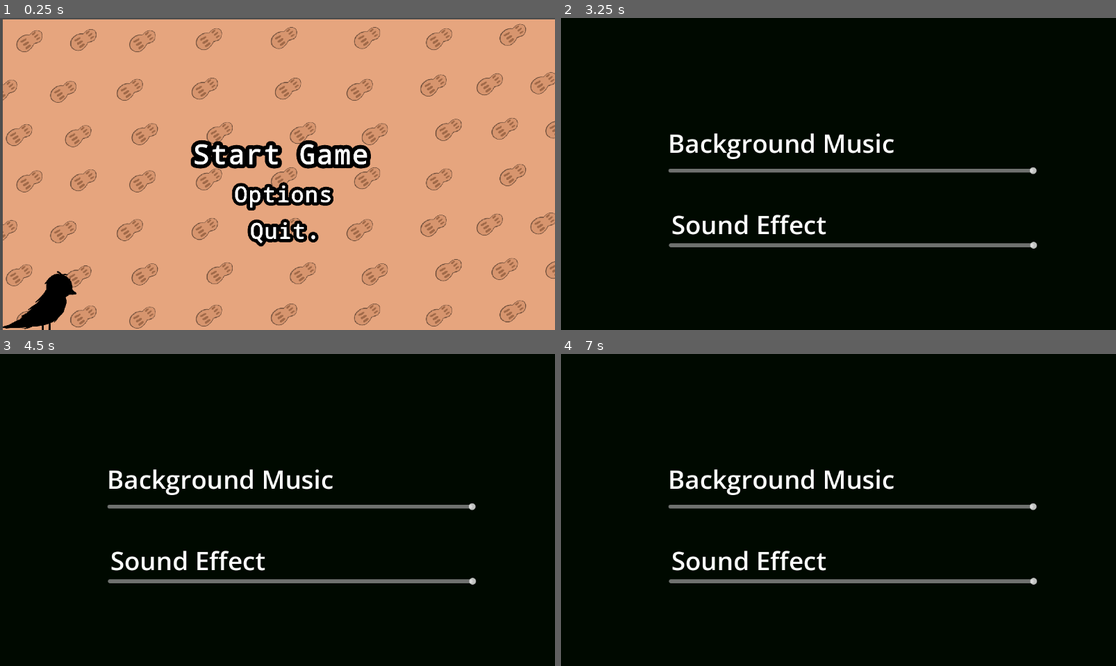
Above: before the commit, frames 1-4 (two rows, left to right).
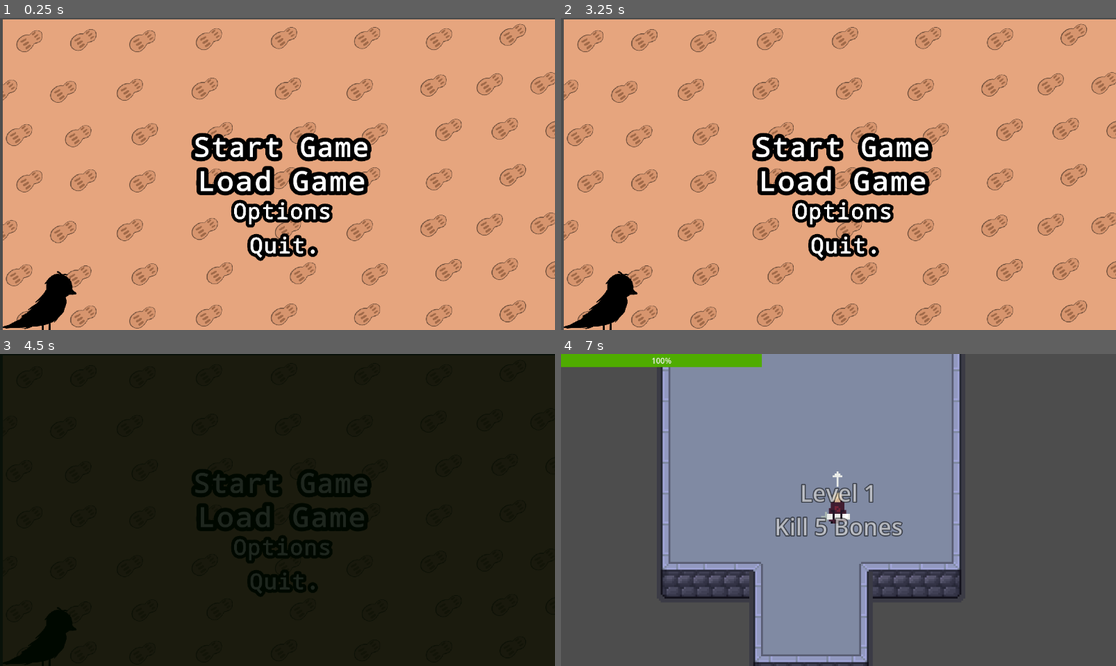
Above: after the commit, the same moments.

Repository: itspeanutzy/Tubes-Group17
Game: Godot game, scene res://Scene/main_menu.tscn
The game is run twice, just before and just after one commit, with the same random seed, the same clock (stepped at 60 frames per second) and the same inputs. The engine's default icon, where the game draws it, is replaced by a stand-in: a white triangle on a blue panel in a dark square.
Inputs (mouse positions are in pixels of both pictures, inside the frame that each line leads up to; where the layout moved, square brackets give the same spot in the first picture):
- Up to frame 1 (0.25 s): no input
- Up to frame 2 (3.25 s): click (844, 214) [844, 195] at 0.5 s; click (844, 183) at 1.27 s; click "BACK" at 2 s; move the mouse to (960, 158) at 2.77 s; hold D (walk_right) from 2.78 s (still down); hold Right mouse button (guard) from 2.78 s (still down); click (960, 158) at 2.85 s
- Up to frame 3 (4.5 s): release D (walk_right) at 3.5 s; release Right mouse button (guard) at 3.5 s; click (283, 481) at 3.52 s; click (283, 481) at 4.27 s
- Up to frame 4 (7 s): move the mouse to (727, 525) at 5.02 s; hold S (walk_down) 5.03-5.78 s; right-click (727, 525) at 5.1 s; click (727, 525) at 5.3 s; move the mouse to (894, 441) at 5.77 s; hold D (walk_right) 5.78-6.53 s; hold Right mouse button (guard) 5.78-6.53 s; click (894, 441) at 5.85 s; move the mouse to (810, 572) at 6.52 s; hold W (walk_up) from 6.53 s (still down); tap Shift (dodge) at 6.6 s; click (810, 572) at 6.8 s

The runs differ from the first frame. In frame 1, 6.8% of the frame differs, in the area x 34-67%, y 36-78%; in frame 2, 96%; in frame 3, 88%; in frame 4, 100%, in the area x 0-100%, y 0-100%.

Commit message:
Fixing Audio and a little tweak

Diff:
--- a/Scene/hud.tscn
+++ b/Scene/hud.tscn
@@ -17,3 +17,10 @@
 theme_override_styles/background = SubResource("StyleBoxEmpty_fmoiy")
 theme_override_styles/fill = SubResource("StyleBoxFlat_3quw2")
 max_value = 200.0
+
+[node name="KillCounter" type="Label" parent="." unique_id=413035617]
+offset_left = 974.0
+offset_top = 3.0
+offset_right = 1150.0
+offset_bottom = 58.0
+theme_override_font_sizes/font_size = 34
--- a/Scene/level_1.tscn
+++ b/Scene/level_1.tscn
@@ -6,7 +6,7 @@
 [ext_resource type="PackedScene" uid="uid://8m88su61chxn" path="res://Scene/goal.tscn" id="3_poeaa"]
 [ext_resource type="Script" uid="uid://ccrop3lgky4qy" path="res://Script/enemy_spawn.gd" id="5_ufara"]
 [ext_resource type="PackedScene" uid="uid://yk3df0q1ad1b" path="res://Scene/bones_enemy.tscn" id="6_ws63c"]
-[ext_resource type="AudioStream" uid="uid://bekccf1ji72ia" path="res://Assets/Audio/【ボカロファミコン風】テトリス _ 重音テトSV【Chiptuneアレンジ】.ogg" id="7_ws63c"]
+[ext_resource type="AudioStream" uid="uid://dvcei4x5ejwu4" path="res://Assets/Audio/Jeremy Blake - Powerup! ♫ NO COPYRIGHT 8-bit Music.ogg" id="7_3rcer"]
 [ext_resource type="Script" uid="uid://dvog4n31bd6yg" path="res://Script/level_title.gd" id="8_3rcer"]
 
 [sub_resource type="TileSetAtlasSource" id="TileSetAtlasSource_ufara"]
@@ -553,7 +553,7 @@
 enemy_scene = ExtResource("6_ws63c")
 
 [node name="BGM" type="AudioStreamPlayer2D" parent="." unique_id=88400292]
-stream = ExtResource("7_ws63c")
+stream = ExtResource("7_3rcer")
 autoplay = true
 bus = &"BGM"
 
--- a/Scene/level_2.tscn
+++ b/Scene/level_2.tscn
@@ -6,7 +6,7 @@
 [ext_resource type="PackedScene" uid="uid://8m88su61chxn" path="res://Scene/goal.tscn" id="3_7sdqy"]
 [ext_resource type="Script" uid="uid://ccrop3lgky4qy" path="res://Script/enemy_spawn.gd" id="5_43cbn"]
 [ext_resource type="PackedScene" uid="uid://yk3df0q1ad1b" path="res://Scene/bones_enemy.tscn" id="6_2thg8"]
-[ext_resource type="AudioStream" uid="uid://bekccf1ji72ia" path="res://Assets/Audio/【ボカロファミコン風】テトリス _ 重音テトSV【Chiptuneアレンジ】.ogg" id="7_43cbn"]
+[ext_resource type="AudioStream" uid="uid://dvcei4x5ejwu4" path="res://Assets/Audio/Jeremy Blake - Powerup! ♫ NO COPYRIGHT 8-bit Music.ogg" id="7_2thg8"]
 [ext_resource type="Script" uid="uid://dvog4n31bd6yg" path="res://Script/level_title.gd" id="8_2thg8"]
 
 [sub_resource type="TileSetAtlasSource" id="TileSetAtlasSource_ufara"]
@@ -554,7 +554,7 @@
 enemy_scene = ExtResource("6_2thg8")
 
 [node name="BGM" type="AudioStreamPlayer2D" parent="." unique_id=181294830]
-stream = ExtResource("7_43cbn")
+stream = ExtResource("7_2thg8")
 autoplay = true
 bus = &"BGM"
 
--- a/Scene/main_menu.tscn
+++ b/Scene/main_menu.tscn
@@ -5,10 +5,13 @@
 [ext_resource type="Texture2D" uid="uid://bh0htari682gn" path="res://Assets/Sprites/Start_white.png" id="2_fu7sn"]
 [ext_resource type="Texture2D" uid="uid://b6v8jvpm6ujon" path="res://Assets/Sprites/Start_yellow.png" id="3_qe12f"]
 [ext_resource type="Texture2D" uid="uid://dus2w3k7mt5w7" path="res://Assets/Sprites/Options_white.png" id="4_8qtwp"]
+[ext_resource type="Texture2D" uid="uid://c6grtq26tmtym" path="res://Assets/Sprites/IMG_20261106_014136.png" id="5_47k5r"]
 [ext_resource type="Texture2D" uid="uid://0267s5vondnf" path="res://Assets/Sprites/Options_yellow.png" id="5_dy7ct"]
 [ext_resource type="Texture2D" uid="uid://tgfjcps362e" path="res://Assets/Sprites/Quit_white.png" id="6_0o4t1"]
+[ext_resource type="Texture2D" uid="uid://dyc3ap463ct6q" path="res://Assets/Sprites/IMG_20261106_014206.png" id="6_hag5k"]
 [ext_resource type="Texture2D" uid="uid://b4hy6uvp838d8" path="res://Assets/Sprites/Quit_yellow.png" id="7_0k4wn"]
 [ext_resource type="PackedScene" uid="uid://lj0wtepx4cg1" path="res://Scene/fade_transition.tscn" id="9_0o4t1"]
+[ext_resource type="AudioStream" uid="uid://cnpxa33gxtcut" path="res://Assets/Audio/Jorge Hernandez - Chopsticks ♫ NO COPYRIGHT 8-bit Music.ogg" id="10_yok32"]
 
 [node name="Node" type="Node" unique_id=1445231531]
 script = ExtResource("1_dy7ct")
@@ -26,31 +29,42 @@
 
 [node name="start" type="TextureButton" parent="Button_Manager" unique_id=1442834806]
 layout_mode = 0
-offset_left = 393.0
-offset_top = 242.0
-offset_right = 1149.0
-offset_bottom = 408.0
+offset_left = 394.0
+offset_top = 227.0
+offset_right = 1150.0
+offset_bottom = 393.0
 scale = Vector2(0.5, 0.5)
 texture_normal = ExtResource("2_fu7sn")
 texture_hover = ExtResource("3_qe12f")
 stretch_mode = 0
 
+[node name="load" type="TextureButton" parent="Button_Manager" unique_id=1214071402]
+layout_mode = 0
+offset_left = 397.0
+offset_top = 298.0
+offset_right = 1153.0
+offset_bottom = 464.0
+scale = Vector2(0.5, 0.5)
+texture_normal = ExtResource("5_47k5r")
+texture_hover = ExtResource("6_hag5k")
+stretch_mode = 0
+
 [node name="options" type="TextureButton" parent="Button_Manager" unique_id=245515552]
 layout_mode = 0
-offset_left = 470.00003
-offset_top = 336.0
-offset_right = 1049.0
-offset_bottom = 516.0
+offset_left = 468.0
+offset_top = 371.0
+offset_right = 1047.0
+offset_bottom = 551.0
 scale = Vector2(0.4, 0.4)
 texture_normal = ExtResource("4_8qtwp")
 texture_hover = ExtResource("5_dy7ct")
 
 [node name="quit" type="TextureButton" parent="Button_Manager" unique_id=1633377893]
 layout_mode = 0
-offset_left = 507.0
-offset_top = 398.0
-offset_right = 892.0
-offset_bottom = 625.0
+offset_left = 505.99997
+offset_top = 428.0
+offset_right = 891.0
+offset_bottom = 655.0
 scale = Vector2(0.4, 0.4)
 texture_normal = ExtResource("6_0o4t1")
 texture_hover = ExtResource("7_0k4wn")
@@ -60,7 +74,13 @@
 
 [node name="FadeTimer" type="Timer" parent="FadeTransition" unique_id=403651892]
 
+[node name="BGMMenu" type="AudioStreamPlayer2D" parent="." unique_id=2112078261]
+stream = ExtResource("10_yok32")
+autoplay = true
+bus = &"BGM"
+
 [connection signal="pressed" from="Button_Manager/start" to="." method="_on_start_pressed"]
+[connection signal="pressed" from="Button_Manager/load" to="." method="_on_load_pressed"]
 [connection signal="pressed" from="Button_Manager/options" to="." method="_on_options_pressed"]
 [connection signal="pressed" from="Button_Manager/quit" to="." method="_on_quit_pressed"]
 [connection signal="timeout" from="FadeTransition/FadeTimer" to="." method="_on_fade_timer_timeout"]
--- a/Scene/options.tscn
+++ b/Scene/options.tscn
@@ -3,7 +3,7 @@
 [ext_resource type="Script" uid="uid://6nj6xigkqqem" path="res://Script/options.gd" id="1_ao2gm"]
 [ext_resource type="Texture2D" uid="uid://dmlej4a6swuk2" path="res://Assets/Sprites/yapping no game.png" id="2_07a1d"]
 [ext_resource type="PackedScene" uid="uid://lj0wtepx4cg1" path="res://Scene/fade_transition.tscn" id="3_p8250"]
-
+[ext_resource type="AudioStream" uid="uid://cnpxa33gxtcut" path="res://Assets/Audio/Jorge Hernandez - Chopsticks ♫ NO COPYRIGHT 8-bit Music.ogg" id="4_nvoj8"]
 
 [node name="Node" type="Node" unique_id=1903692598]
 script = ExtResource("1_ao2gm")
@@ -60,6 +60,12 @@
 step = 0.05
 value = 1.0
 
+[node name="BGMMenu" type="AudioStreamPlayer2D" parent="." unique_id=101509065]
+position = Vector2(222, 223)
+stream = ExtResource("4_nvoj8")
+autoplay = true
+bus = &"BGM"
+
 [connection signal="pressed" from="back" to="." method="_on_button_pressed"]
 [connection signal="pressed" from="back" to="." method="_on_back_pressed"]
 [connection signal="timeout" from="FadeTransition/FadeTimer" to="." method="_on_fade_timer_timeout"]
--- a/Scene/pause_menu.tscn
+++ b/Scene/pause_menu.tscn
@@ -13,8 +13,10 @@
 script = ExtResource("1_nkw6i")
 
 [node name="ColorRect" type="ColorRect" parent="." unique_id=1984704431]
-offset_right = 1152.0
-offset_bottom = 652.0
+offset_left = 15.0
+offset_top = -7.0
+offset_right = 1167.0
+offset_bottom = 645.0
 color = Color(0, 0, 0, 0.15686275)
 
 [node name="Button_Manager" type="Control" parent="." unique_id=1280457727]
@@ -25,34 +27,82 @@
 
 [node name="Resume" type="TextureButton" parent="Button_Manager" unique_id=676552706]
 layout_mode = 0
-offset_left = 462.0
-offset_top = 229.0
-offset_right = 961.0
-offset_bottom = 357.0
+offset_left = 468.0
+offset_top = 193.0
+offset_right = 967.0
+offset_bottom = 321.0
 scale = Vector2(0.4, 0.4)
 texture_normal = ExtResource("2_c7fen")
 texture_hover = ExtResource("3_vpppi")
 
 [node name="Save_Game" type="TextureButton" parent="Button_Manager" unique_id=12792641]
 layout_mode = 0
-offset_left = 411.00003
-offset_top = 280.00003
-offset_right = 1172.0
-offset_bottom = 447.00003
+offset_left = 417.00003
+offset_top = 244.00003
+offset_right = 1178.0
+offset_bottom = 411.00003
 scale = Vector2(0.4, 0.4)
 texture_normal = ExtResource("4_1eq5e")
 texture_hover = ExtResource("5_yk0kx")
 
 [node name="Quit_to_Menu" type="TextureButton" parent="Button_Manager" unique_id=1848961637]
 layout_mode = 0
-offset_left = 380.99997
-offset_top = 334.99997
-offset_right = 1352.0
-offset_bottom = 515.0
+offset_left = 386.99997
+offset_top = 298.99997
+offset_right = 1358.0
+offset_bottom = 479.0
 scale = Vector2(0.4, 0.4)
 texture_normal = ExtResource("6_evyvo")
 texture_hover = ExtResource("7_pr4gf")
 
+[node name="BGMLabel" type="Label" parent="Button_Manager" unique_id=198878899]
+layout_mode = 1
+anchors_preset = -1
+anchor_top = -1.0450001
+anchor_right = 0.120000005
+offset_left = 342.0
+offset_top = 416.8
+offset_right = 807.2
+offset_bottom = 448.0
+scale = Vector2(0.4, 0.4)
+theme_override_font_sizes/font_size = 53
+text = "Background Music"
+
+[node name="BGM" type="HSlider" parent="Button_Manager" unique_id=1846701685]
+layout_mode = 0
+offset_left = 335.0
+offset_top = 409.0
+offset_right = 818.0
+offset_bottom = 425.0
+max_value = 1.0
+step = 0.05
+value = 1.0
+
+[node name="SFXLabel" type="Label" parent="Button_Manager" unique_id=1414040994]
+layout_mode = 1
+anchors_preset = -1
+anchor_top = -1.0450001
+anchor_right = 0.120000005
+offset_left = 345.0
+offset_top = 467.8
+offset_right = 810.2
+offset_bottom = 499.0
+scale = Vector2(0.4, 0.4)
+theme_override_font_sizes/font_size = 53
+text = "Sound Effect"
+
+[node name="SFX" type="HSlider" parent="Button_Manager" unique_id=1969211930]
+layout_mode = 0
+offset_left = 335.0
+offset_top = 451.0
+offset_right = 820.0
+offset_bottom = 467.0
+max_value = 1.0
+step = 0.05
+value = 1.0
+
 [connection signal="pressed" from="Button_Manager/Resume" to="." method="_on_resume_pressed"]
 [connection signal="pressed" from="Button_Manager/Save_Game" to="." method="_on_save_game_pressed"]
 [connection signal="pressed" from="Button_Manager/Quit_to_Menu" to="." method="_on_quit_to_menu_pressed"]
+[connection signal="value_changed" from="Button_Manager/BGM" to="." method="_on_bgm_value_changed"]
+[connection signal="value_changed" from="Button_Manager/SFX" to="." method="_on_sfx_value_changed"]
--- a/Scene/ranged_enemy.tscn
+++ b/Scene/ranged_enemy.tscn
@@ -3,15 +3,21 @@
 [ext_resource type="Script" uid="uid://cj0rempfkg8iy" path="res://Script/ranged_enemy.gd" id="1_q06ob"]
 [ext_resource type="PackedScene" uid="uid://dnp207o0s7jne" path="res://Scene/magic_orb.tscn" id="2_5rm4b"]
 [ext_resource type="PackedScene" uid="uid://cll8ojbitygul" path="res://Scene/fire_hazard.tscn" id="3_5rm4b"]
-[ext_resource type="Texture2D" uid="uid://1nxrdfnhump1" path="res://icon.svg" id="3_q66jx"]
+[ext_resource type="Texture2D" uid="uid://chri8tpoc02e0" path="res://Assets/Sprites/Range.png" id="4_q66jx"]
 [ext_resource type="Script" uid="uid://561o533d5vjq" path="res://Script/stun_gauge.gd" id="5_q66jx"]
 
 [sub_resource type="CircleShape2D" id="CircleShape2D_bjgdg"]
 
 [sub_resource type="CircleShape2D" id="CircleShape2D_sgnvs"]
+radius = 12.0
 
 [sub_resource type="CircleShape2D" id="CircleShape2D_uj04i"]
 radius = 20.0
+
+[sub_resource type="StyleBoxEmpty" id="StyleBoxEmpty_8vrlf"]
+
+[sub_resource type="StyleBoxFlat" id="StyleBoxFlat_v5gy4"]
+bg_color = Color(0.74509805, 0, 0, 1)
 
 [node name="RangedEnemy" type="CharacterBody2D" unique_id=1546509261]
 motion_mode = 1
@@ -20,9 +26,9 @@
 fire_scene = ExtResource("3_5rm4b")
 
 [node name="Sprite2D" type="Sprite2D" parent="." unique_id=1065025896]
-position = Vector2(-4.7683716e-07, -9.536743e-07)
-scale = Vector2(0.15234375, 0.16015625)
-texture = ExtResource("3_q66jx")
+position = Vector2(9.536743e-07, -4.0000005)
+scale = Vector2(0.9912109, 1.0420423)
+texture = ExtResource("4_q66jx")
 
 [node name="CollisionShape2D" type="CollisionShape2D" parent="." unique_id=170057550]
 shape = SubResource("CircleShape2D_bjgdg")
@@ -41,3 +47,13 @@
 
 [node name="StunGauge" type="Node" parent="." unique_id=1176621744]
 script = ExtResource("5_q66jx")
+
+[node name="HealthBar" type="ProgressBar" parent="." unique_id=1221163508]
+offset_left = -9.0
+offset_top = 10.0
+offset_right = 80.99999
+offset_bottom = 33.0
+scale = Vector2(0.2, 0.2)
+theme_override_styles/background = SubResource("StyleBoxEmpty_8vrlf")
+theme_override_styles/fill = SubResource("StyleBoxFlat_v5gy4")
+max_value = 300.0
--- a/Script/boss_victory.gd
+++ b/Script/boss_victory.gd
@@ -2,6 +2,7 @@
 
 @export var boss: Node
 @export var delay: float = 3.0
+@export var display_time: float = 5.0
 
 var _triggered: bool = false
 
@@ -20,5 +21,32 @@
 	if _triggered:
 		return
 	_triggered = true
+
 	await get_tree().create_timer(delay).timeout
+
+	_show_victory_text()
+
+	await get_tree().create_timer(display_time).timeout
+
 	GameManager.go_to_main_menu()
+
+
+func _show_victory_text():
+	var layer := CanvasLayer.new()
+	add_child(layer)
+
+	var label := Label.new()
+	label.text = "VICTORY!\n\nBoss Defeated."
+	label.set_anchors_preset(Control.PRESET_FULL_RECT)
+	label.horizontal_alignment = HORIZONTAL_ALIGNMENT_CENTER
+	label.vertical_alignment = VERTICAL_ALIGNMENT_CENTER
+
+	label.add_theme_font_size_override("font_size", 64)
+	label.add_theme_color_override("font_outline_color", Color.BLACK)
+	label.add_theme_constant_override("outline_size", 8)
+
+	layer.add_child(label)
+
+	label.modulate.a = 0.0
+	var tween = create_tween()
+	tween.tween_property(label, "modulate:a", 1.0, 1.0)
--- a/Script/enemy.gd
+++ b/Script/enemy.gd
@@ -4,7 +4,7 @@
 
 @export var SPEED := 20
 @export var acceleration := 2000
-@export var health := 50
+@export var health := 40
 @onready var animated_sprite_2d : AnimatedSprite2D = $AnimatedSprite2D
 var knockback := Vector2.ZERO
 var player: Node2D = null
--- a/Script/enemy_spawn.gd
+++ b/Script/enemy_spawn.gd
@@ -7,6 +7,7 @@
 var player: Node2D
 
 func _ready():
+	add_to_group("EnemySpawner")
 	player = get_tree().get_first_node_in_group("Player")
 
 func _process(delta: float) -> void:
--- a/Script/level_controller.gd
+++ b/Script/level_controller.gd
@@ -50,9 +50,13 @@
 	print("[Controller] membuka gerbang. gate_cells=", gate_cells, " atlas=", open_atlas_coords)
 	_opened = true
 
-	# Ganti tiap sel dengan tile pasangannya
 	for i in gate_cells.size():
 		var atlas: Vector2i = open_atlas_coords[i]
 		gate_layer.set_cell(gate_cells[i], open_source_id, atlas)
 
 	gate_opened.emit()
+
+	for spawner in get_tree().get_nodes_in_group("EnemySpawner"):
+		spawner.queue_free()
+
+	print("Gerbang terbuka, Spawner dimatikan!")
--- a/Script/main_menu.gd
+++ b/Script/main_menu.gd
@@ -10,6 +10,9 @@
 	$FadeTransition.show()
 	$FadeTransition/FadeTimer.start()
 	$FadeTransition/AnimationPlayer.play("fade_in")
+
+func _on_load_pressed() -> void:
+	Savemanager.load_game()
 
 func _on_options_pressed():
 	button_type = "options"
--- a/Script/options.gd
+++ b/Script/options.gd
@@ -4,8 +4,11 @@
 
 func _ready():
 	$FadeTransition/AnimationPlayer.play("fade_out")
+	$BGMSlider.value = Savemanager.bgm_volume
+	$SFXSlider.value = Savemanager.sfx_volume
 
 func _on_bgm_slider_value_changed(value: float) -> void:
+	Savemanager.bgm_volume = value # JANGAN LUPA INI BIAR KE-SAVE
 	var bus_idx = AudioServer.get_bus_index("BGM")
 	if value <= 0.01:
 		AudioServer.set_bus_mute(bus_idx, true)
@@ -13,15 +16,14 @@
 		AudioServer.set_bus_mute(bus_idx, false)
 		AudioServer.set_bus_volume_db(bus_idx, linear_to_db(value))
 
-
 func _on_sfx_slider_value_changed(value: float) -> void:
+	Savemanager.sfx_volume = value # JANGAN LUPA INI BIAR KE-SAVE
 	var bus_idx = AudioServer.get_bus_index("SFX")
 	if value <= 0.01:
 		AudioServer.set_bus_mute(bus_idx, true)
 	else:
 		AudioServer.set_bus_mute(bus_idx, false)
 		AudioServer.set_bus_volume_db(bus_idx, linear_to_db(value))
-
 
 func _on_back_pressed() -> void:
 	Savemanager.save_game()
@@ -30,7 +32,6 @@
 	$FadeTransition/FadeTimer.start()
 	$FadeTransition/AnimationPlayer.play("fade_in")
 
-
 func _on_fade_timer_timeout() -> void:
 	if button_type == "back":
-		get_tree().change_scene_to_file("res://main_menu.tscn")
+		get_tree().change_scene_to_file("res://Scene/main_menu.tscn")
--- a/Script/ranged_enemy.gd
+++ b/Script/ranged_enemy.gd
@@ -26,17 +26,17 @@
 @export var move_speed := 60.0
 
 @export_group("Jarak")
-@export var trigger_range := 200  # di luar jarak ini, musuh diam
-@export var min_distance := 15 # lebih dekat dari ini, musuh mundur
+@export var trigger_range := 200
+@export var min_distance := 15
 @export var melee_distance := 50
-@export var max_distance := 100   # lebih jauh dari ini, musuh mendekat
+@export var max_distance := 100
 
 
 @export_group("Ranged Attack")
 @export var orb_scene: PackedScene
 @export var fire_scene: PackedScene
 @export var attack_cooldown := 3
-@export var fire_chance := 0.4       # peluang memilih api (0.0 sampai 1.0)
+@export var fire_chance := 0.4
 @export var orbs_per_cast := 3
 @export var orb_spread_degrees := 15.0
 
@@ -63,8 +63,8 @@
 
 
 func _ready() -> void:
-	add_to_group("Enemy")             # agar bisa dipukul player
-	add_to_group("NoContactDamage")   # agar tidak melukai player saat bersentuhan
+	add_to_group("Enemy")
+	add_to_group("NoContactDamage")
 	player = get_tree().get_first_node_in_group("Player")
 
 	var bounds := get_tree().get_first_node_in_group("ArenaBounds")
@@ -77,6 +77,10 @@
 	stun_gauge.stunned.connect(_on_stunned)
 	hitbox.monitoring = false
 	hitbox.area_entered.connect(_on_hitbox_area_entered)
+
+	if has_node("HealthBar"):
+		$HealthBar.max_value = health
+		$HealthBar.value = health
 
 
 func _physics_process(delta: float) -> void:
@@ -118,12 +122,10 @@
 		change_state(State.IDLE)
 		return
 
-	# Keep distance
 	if dist < min_distance:
 		move_dir = -to_player.normalized()
 	elif dist > max_distance:
 		move_dir = to_player.normalized()
-
 
 	attack_timer -= delta
 	if attack_timer <= 0.0:
@@ -156,7 +158,7 @@
 
 func _start_punch(to_player: Vector2) -> void:
 	attack_timer = punch_cooldown
-	hitbox.rotation = to_player.angle()   # aim is locked here, so you can sidestep
+	hitbox.rotation = to_player.angle()
 	change_state(State.PUNCH)
 
 
@@ -190,12 +192,10 @@
 		change_state(State.COMBAT)
 
 
-# Called by the player's _parry()
 func on_parried(parrier: Node2D, stun_power: float) -> void:
 	knockback = (global_position - parrier.global_position).normalized() * 250.0
-	change_state(State.RECOVER)    # the attack is interrupted first...
-	stun_gauge.add(stun_power)     # ...then, if the gauge fills, STUN overrides RECOVER
-
+	change_state(State.RECOVER)
+	stun_gauge.add(stun_power)
 
 func _on_hitbox_area_entered(area: Area2D) -> void:
 	if area.name != "Hurtbox":
@@ -210,15 +210,15 @@
 func change_state(new_state: State) -> void:
 	state = new_state
 	state_time = 0.0
-	hitbox.set_deferred("monitoring", false)   # leaving any state switches the punch hitbox off
+	hitbox.set_deferred("monitoring", false)
 	match new_state:
 		State.CAST:
-			sprite.self_modulate = Color(0.8, 0.5, 1.0)   # purple: spell wind-up
+			sprite.self_modulate = Color(0.8, 0.5, 1.0)
 		State.PUNCH:
-			sprite.self_modulate = Color.YELLOW           # punch wind-up
+			sprite.self_modulate = Color.YELLOW
 		State.STUN:
 			hit_count = 0
-			sprite.self_modulate = Color(0.5, 0.8, 1.0)   # light blue
+			sprite.self_modulate = Color(0.5, 0.8, 1.0)
 		_:
 			sprite.self_modulate = Color.WHITE
 
@@ -243,7 +243,7 @@
 func _cast_fire() -> void:
 	var fire = fire_scene.instantiate()
 	get_tree().current_scene.add_child(fire)
-	fire.global_position = player.global_position  # lokasi dikunci saat cast
+	fire.global_position = player.global_position
 
 
 func _teleport() -> void:
@@ -260,10 +260,9 @@
 		var dist := randf_range(teleport_min_distance, teleport_max_distance)
 		var target := player.global_position + Vector2.RIGHT.rotated(angle) * dist
 
-		# Tolak titik di luar batas map
 		if has_arena and not arena_rect.has_point(target):
 			continue
-		# Tolak titik di dalam tembok
+
 		if test_move(Transform2D(0.0, target), Vector2.ZERO):
 			continue
 
@@ -271,16 +270,19 @@
 		break
 
 	attack_timer = maxf(attack_timer, 1.0)
-	change_state(State.COMBAT)   # a teleport cancels any attack in progress
-
-
-# Dipanggil otomatis oleh player saat Hitbox mengenai Hurtbox musuh ini
+	change_state(State.COMBAT)
+
+
+
 func take_hit(damage: int, stun_power: float, knockback_force: Vector2, _attacker: Node2D) -> void:
 	if state == State.STUN:
 		damage = int(damage * STUN_DAMAGE_BONUS)
 	health -= damage
 	knockback = knockback_force
 
+	if has_node("HealthBar"):
+		$HealthBar.value = health
+
 	modulate = Color.RED
 	create_tween().tween_property(self, "modulate", Color.WHITE, 0.15)
 
@@ -289,11 +291,11 @@
 		queue_free()
 		return
 
-	stun_gauge.add(stun_power)   # may switch to STUN right here
+	stun_gauge.add(stun_power)
 	if state == State.STUN:
-		return                    # stunned enemies never teleport
+		return
 
 	hit_count += 1
 	if hit_count >= hits_to_teleport:
 		hit_count = 0
-		_teleport.call_deferred()  # deferred so it's safe from physics callbacks
+		_teleport.call_deferred()
--- a/hud.gd
+++ b/hud.gd
@@ -1,6 +1,9 @@
 extends CanvasLayer
 
 @onready var health_bar: ProgressBar = $HealthBar
+@onready var kill_label: Label = $KillCounter
+
+var connected_level = null
 
 func _process(_delta):
 	var player = get_tree().get_first_node_in_group("Player")
@@ -8,5 +11,22 @@
 	if player:
 		visible = true
 		health_bar.value = player.health
+
+		var current_level = get_tree().current_scene
+		if current_level != connected_level:
+			connected_level = current_level
+
+			if connected_level and connected_level.has_signal("kills_changed"):
+				if not connected_level.kills_changed.is_connected(_on_kills_changed):
+					connected_level.kills_changed.connect(_on_kills_changed)
+					print("HUD tersambung ke: ", connected_level.name)
 	else:
 		visible = false
+		if kill_label:
+			kill_label.visible = false
+
+func _on_kills_changed(current: int, required: int):
+	if kill_label:
+		kill_label.visible = true
+		kill_label.text = "Kills: " + str(current) + "/" + str(required)
+		print("Update UI Kill: ", kill_label.text)
--- a/pause_menu.gd
+++ b/pause_menu.gd
@@ -3,6 +3,8 @@
 func _ready():
 	process_mode = Node.PROCESS_MODE_ALWAYS
 	hide()
+	$Button_Manager/BGM.value = Savemanager.bgm_volume
+	$Button_Manager/SFX.value = Savemanager.sfx_volume
 
 func _unhandled_input(event):
 	if event.is_action_pressed("ui_cancel"):
@@ -36,3 +38,23 @@
 	visible = false
 	get_tree().paused = false
 	GameManager.go_to_main_menu()
+
+
+func _on_bgm_value_changed(value: float) -> void:
+	Savemanager.bgm_volume = value
+	var bus_idx = AudioServer.get_bus_index("BGM")
+	AudioServer.set_bus_volume_db(bus_idx, linear_to_db(value))
+	if value <= 0.01:
+		AudioServer.set_bus_mute(bus_idx, true)
+	else:
+		AudioServer.set_bus_mute(bus_idx, false)
+
+
+func _on_sfx_value_changed(value: float) -> void:
+	Savemanager.sfx_volume = value
+	var bus_idx = AudioServer.get_bus_index("SFX")
+	AudioServer.set_bus_volume_db(bus_idx, linear_to_db(value))
+	if value <= 0.01:
+		AudioServer.set_bus_mute(bus_idx, true)
+	else:
+		AudioServer.set_bus_mute(bus_idx, false)
--- /dev/null
+++ b/victory_screen.gd
@@ -0,0 +1,4 @@
+extends CanvasLayer
+
+func _on_return_menu_pressed():
+	GameManager.go_to_main_menu()
Not shown, added: Assets/Audio/Jeremy Blake - Powerup! ♫ NO COPYRIGHT 8-bit Music.ogg.import
Not shown, added: Assets/Audio/Jorge Hernandez - Chopsticks ♫ NO COPYRIGHT 8-bit Music.ogg.import
Binary file added: Assets/Sprites/IMG_20261106_014136.png
Not shown, added: Assets/Sprites/IMG_20261106_014136.png.import
Binary file added: Assets/Sprites/IMG_20261106_014206.png
Not shown, added: Assets/Sprites/IMG_20261106_014206.png.import
Binary file added: Assets/Sprites/IMG_20261106_014234.png
Not shown, added: Assets/Sprites/IMG_20261106_014234.png.import
Binary file added: Assets/Sprites/Range.png
Not shown, added: Assets/Sprites/Range.png.import
Not shown, added: victory_screen.gd.uid
Not shown, added: Assets/Audio/Jeremy Blake - Powerup! ♫ NO COPYRIGHT 8-bit Music.ogg
(and 1 more such lines)
